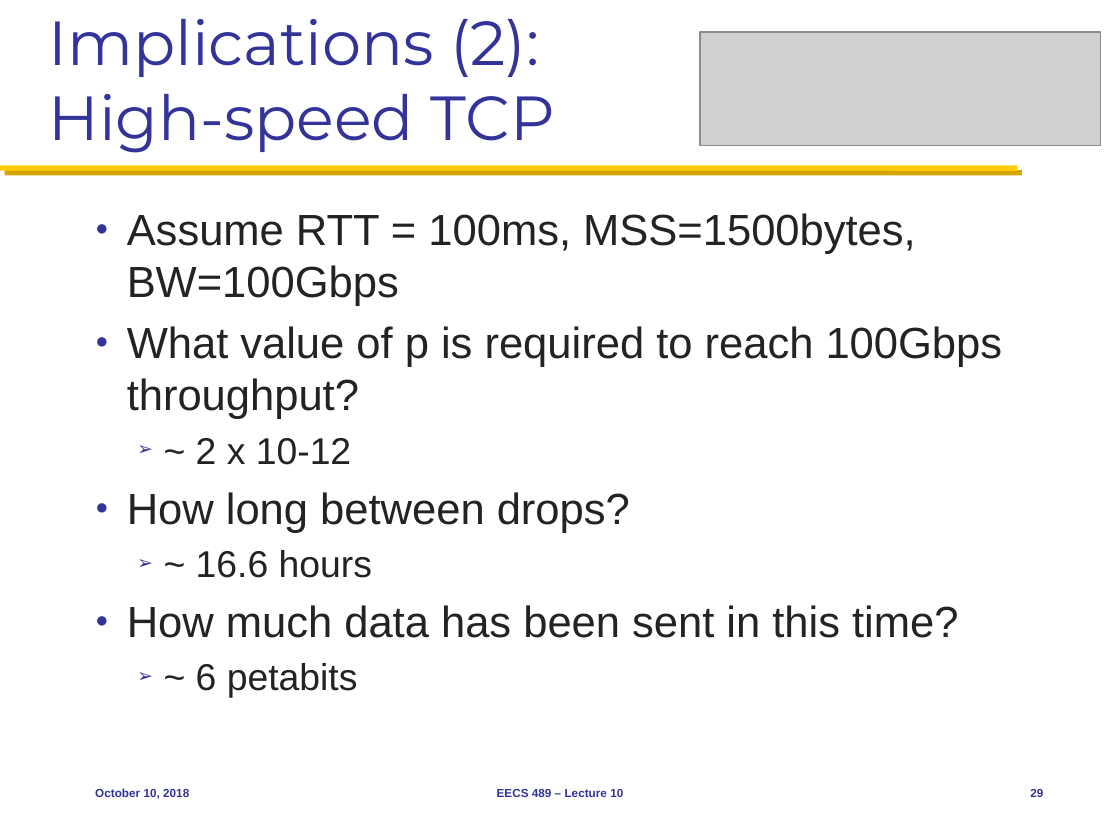
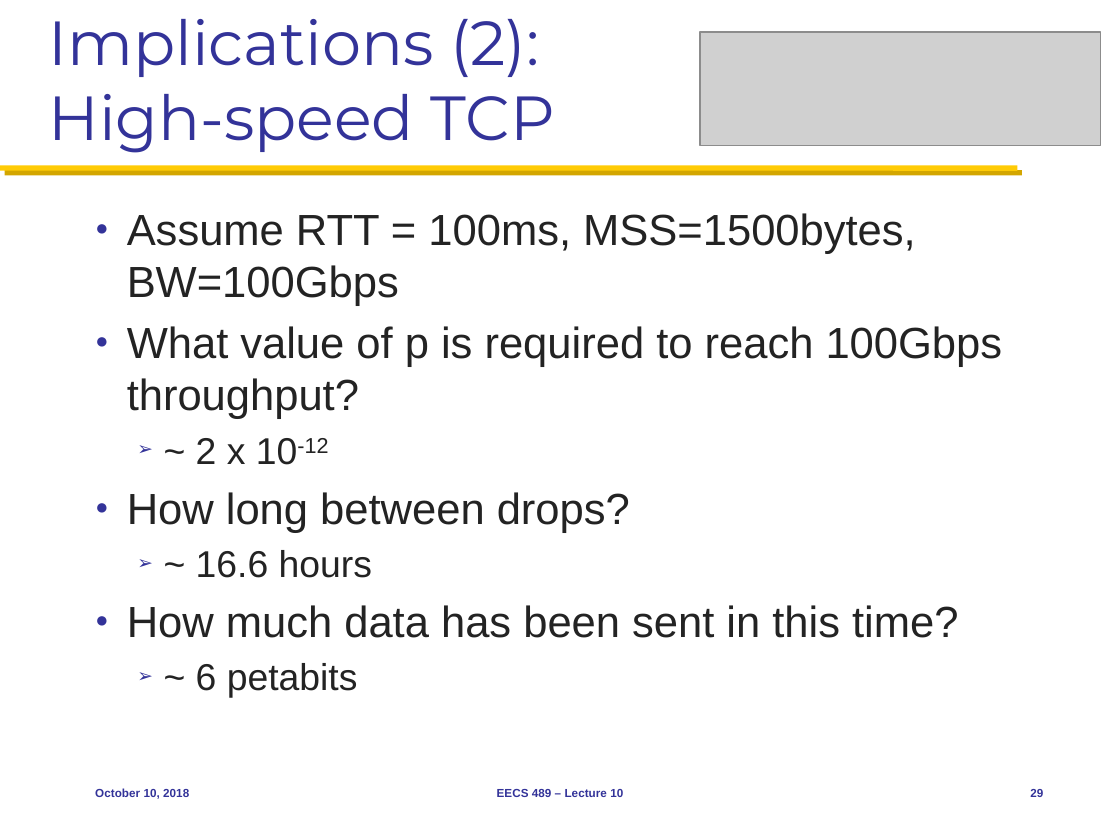
Before and after one commit to mosharaf/eecs489, a slide deck: slide 29 of Slides/101018.pptx. Drawn at 1120x840 pixels with LibreOffice and Linux fonts; fonts in the diff are those of the drawing; grey boxes stand for pictures. Boxes give left, top, right and bottom in pixels: in the first picture for what was removed or moved away, otherwise in the second. Text is boxed around its words. In the diff, an @@ line names an element or a change of style, - is before the commit and + after.

```diff
--- a/Slides/101018.pptx
+++ b/Slides/101018.pptx
@@ text at (196,438,328,465): now superscript in "10-12" @@
```
Also in this commit, not shown: 5 other slides changed.
